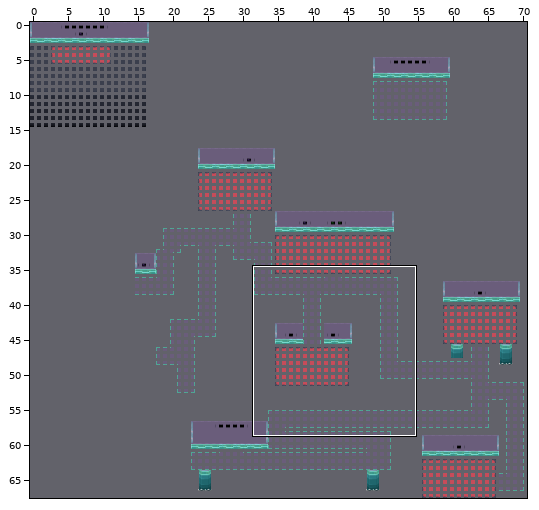
An edit to a level. Tiled map, scripts/world/maps/gateway/basement/basement.tmx. The picture above shows the old version from afar; the outline marks the close-up.
Close-up. Old version:
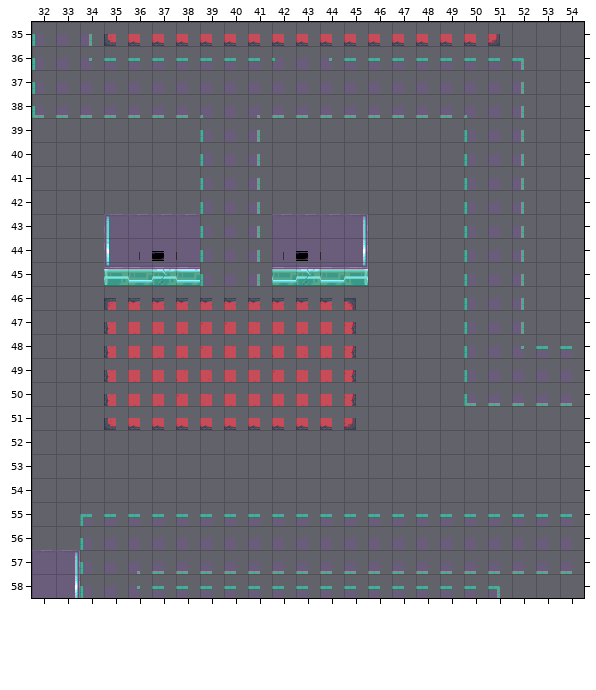
Cells are 40x40 px. Shown: x 32..54, y 35..58. The commit also changed other parts of the map, which this record leaves out. Layer "wateroffset" is drawn 0,12 px off the grid.
And afterwards:
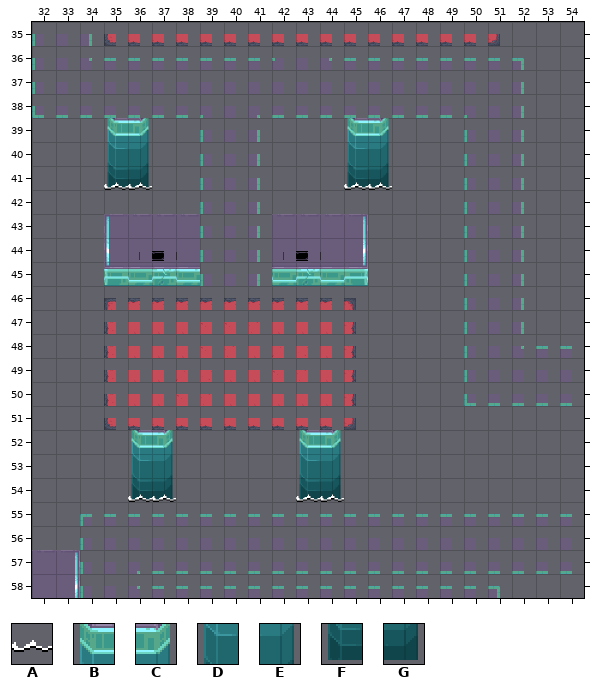
Key: from "Core Tiles": A 288, B 397, C 398, D 429, E 430, F 461, G 462.
_ is an empty cell.
From old to new:
Layer "Tile Layer 1":
y 39: x 35..36 __ -> BC; x 45..46 __ -> BC
y 40: x 35..36 __ -> DE; x 45..46 __ -> DE
y 41: x 35..36 __ -> FG; x 45..46 __ -> FG
y 52: x 36..37 __ -> BC; x 43..44 __ -> BC
y 53: x 36..37 __ -> DE; x 43..44 __ -> DE
y 54: x 36..37 __ -> FG; x 43..44 __ -> FG
Layer "wateroffset":
y 41: x 35..36 __ -> AA; x 45..46 __ -> AA
y 54: x 36..37 __ -> AA; x 43..44 __ -> AA
Where, in picture pixels (left, top, right, bottom), the same in both close-ups:
added: (104, 118, 152, 190)
added: (344, 118, 392, 190)
added: (128, 430, 176, 502)
added: (296, 430, 344, 502)
